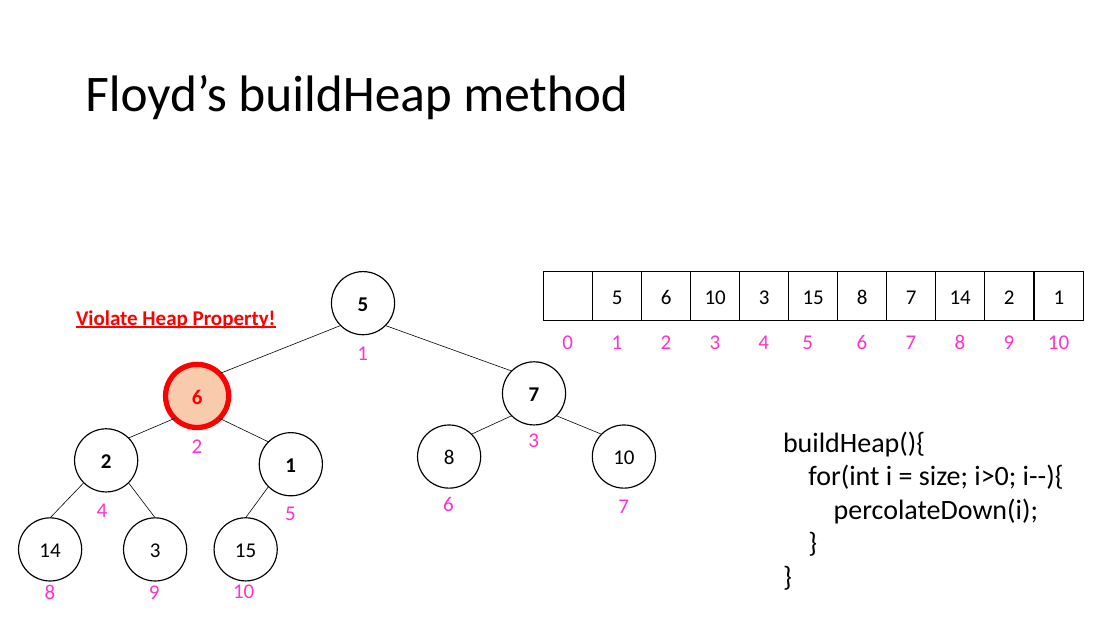
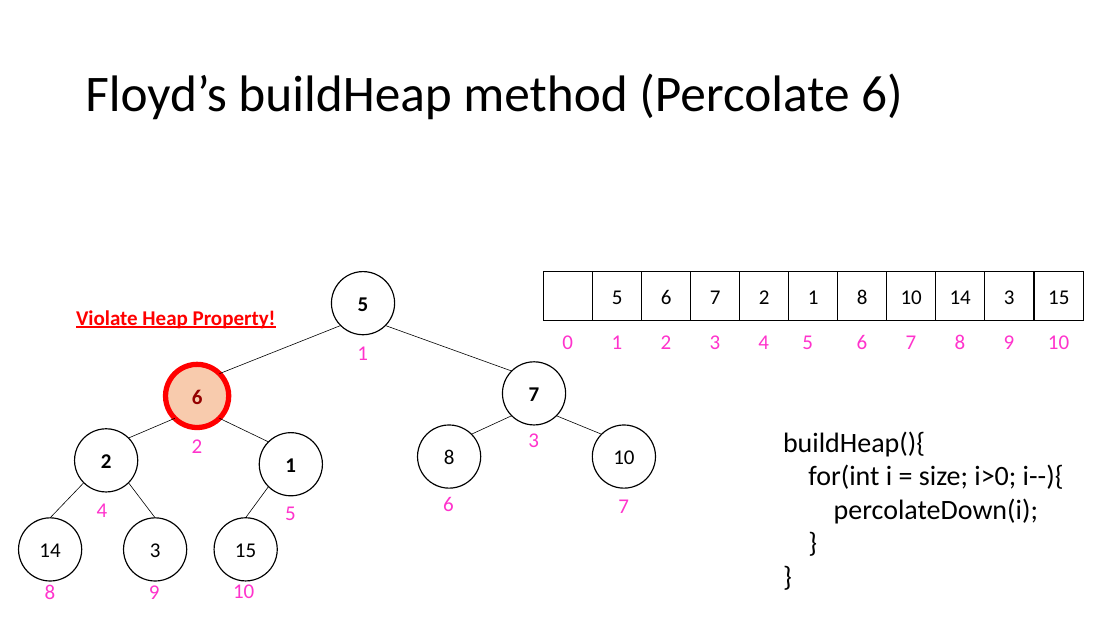
Before and after one commit to natebrunelle/cse332, a slide deck: slide 33 of demo_site/files/slides/lecture5_pqs_inka.pptx. Drawn at 1120x630 pixels with LibreOffice and Linux fonts; fonts in the diff are those of the drawing; grey boxes stand for pictures. Boxes give left, top, right and bottom in pixels: in the first picture for what was removed or moved away, otherwise in the second. Text is boxed around its words. In the diff, an @@ line names an element or a change of style, - is before the commit and + after.

```diff
--- a/demo_site/files/slides/lecture5_pqs_inka.pptx
+++ b/demo_site/files/slides/lecture5_pqs_inka.pptx
@@ title at (85,73,903,120): text changed @@
-Floyd’s buildHeap method
+Floyd’s buildHeap method (Percolate 6)
@@ rectangle "7": place and size @@
-rectangle "7" at (887,271,936,320)
+rectangle "7" at (691,271,739,320)
@@ rectangle "2": place and size @@
-rectangle "2" at (985,271,1033,320)
+rectangle "2" at (740,271,789,320)
@@ rectangle "1": place and size @@
-rectangle "1" at (1034,271,1083,320)
+rectangle "1" at (789,271,838,320)
@@ rectangle "10": place and size @@
-rectangle "10" at (691,271,739,320)
+rectangle "10" at (887,271,936,320)
@@ rectangle "3": place and size @@
-rectangle "3" at (740,271,789,320)
+rectangle "3" at (985,271,1033,320)
@@ rectangle "15": place and size @@
-rectangle "15" at (789,271,838,320)
+rectangle "15" at (1034,271,1083,320)
@@ ellipse "6" at (166,365,229,428): text colour #FF0000 to #940000 @@
```
Also in this commit, not shown: 30 other slides changed, 1 slide added, 1 slide removed, 14 other files.
